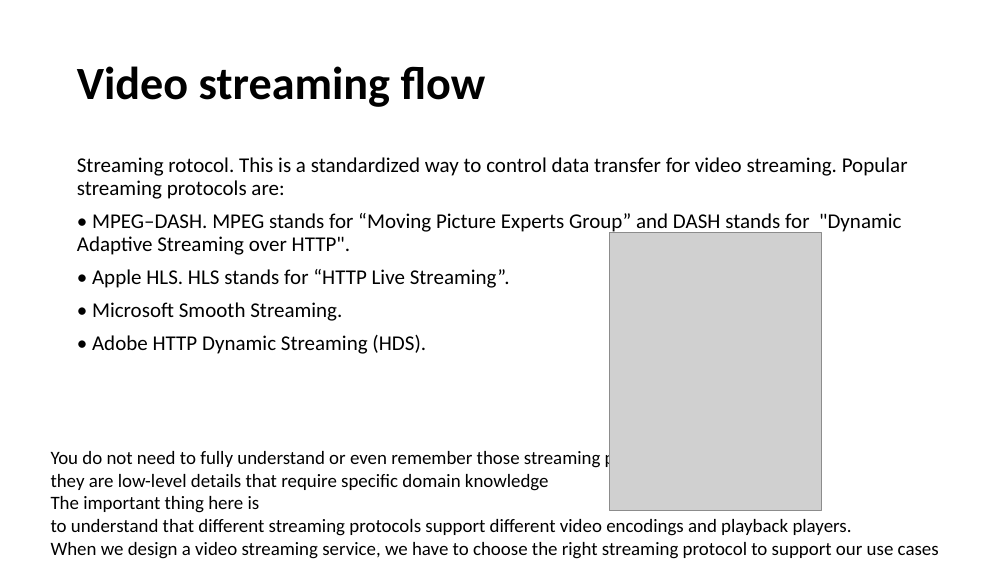
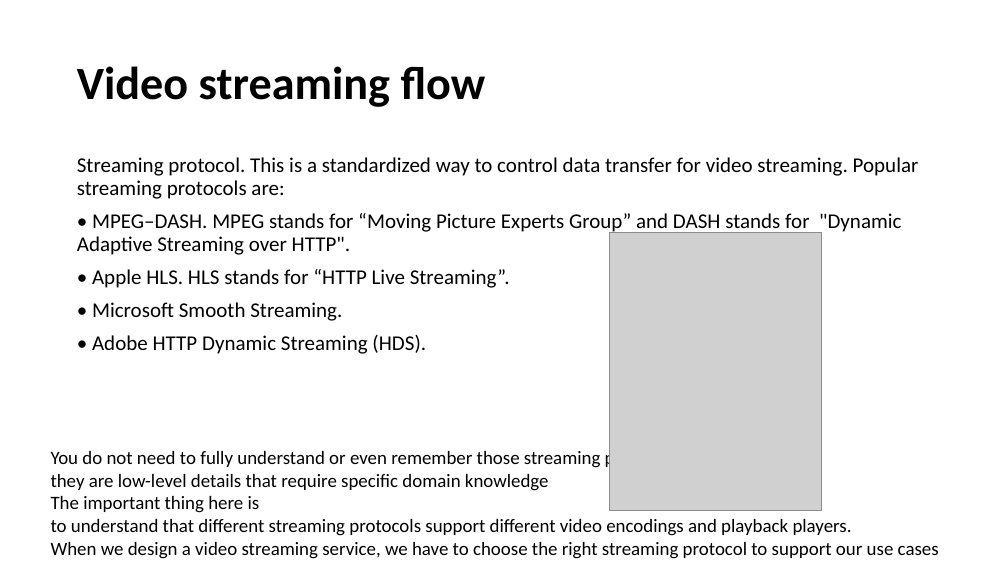
Before and after one commit to GuilinDev/studyBuddy, a slide deck: slide 10 of meetingPPT/065_Joy_SystemDesignInterview_Youtube.pptx. Drawn at 1008x567 pixels with LibreOffice and Linux fonts; fonts in the diff are those of the drawing; grey boxes stand for pictures. Boxes give left, top, right and bottom in pixels: in the first picture for what was removed or moved away, otherwise in the second. Text is boxed around its words. In the diff, an @@ line names an element or a change of style, - is before the commit and + after.

```diff
--- a/meetingPPT/065_Joy_SystemDesignInterview_Youtube.pptx
+++ b/meetingPPT/065_Joy_SystemDesignInterview_Youtube.pptx
@@ text at bbox=[77, 157, 919, 199]: text changed @@
-Streaming rotocol. This is a standardized way to control data transfer for video streaming. Popular streaming protocols are:
+Streaming protocol. This is a standardized way to control data transfer for video streaming. Popular streaming protocols are:
```
Also in this commit, not shown: 4 other files.
